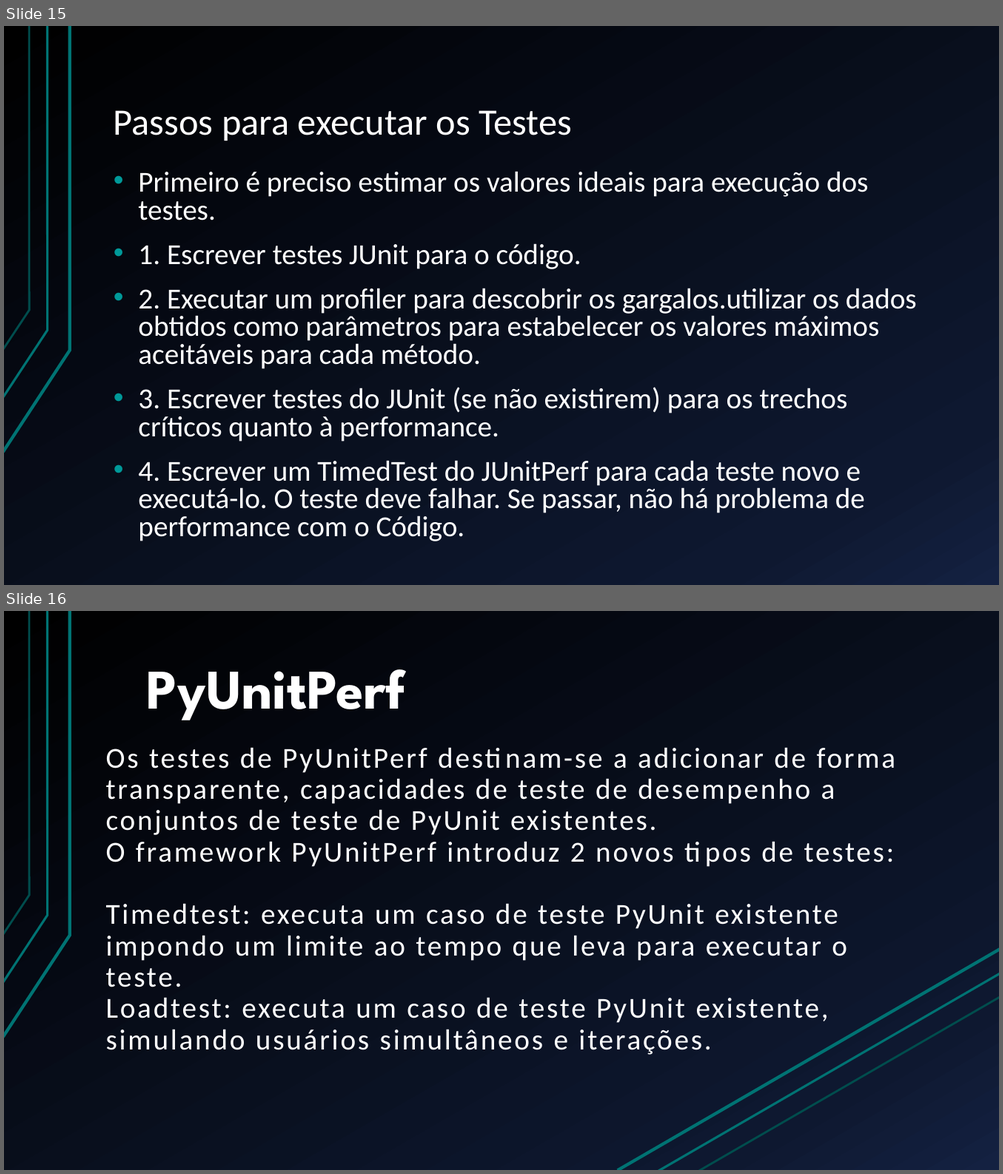
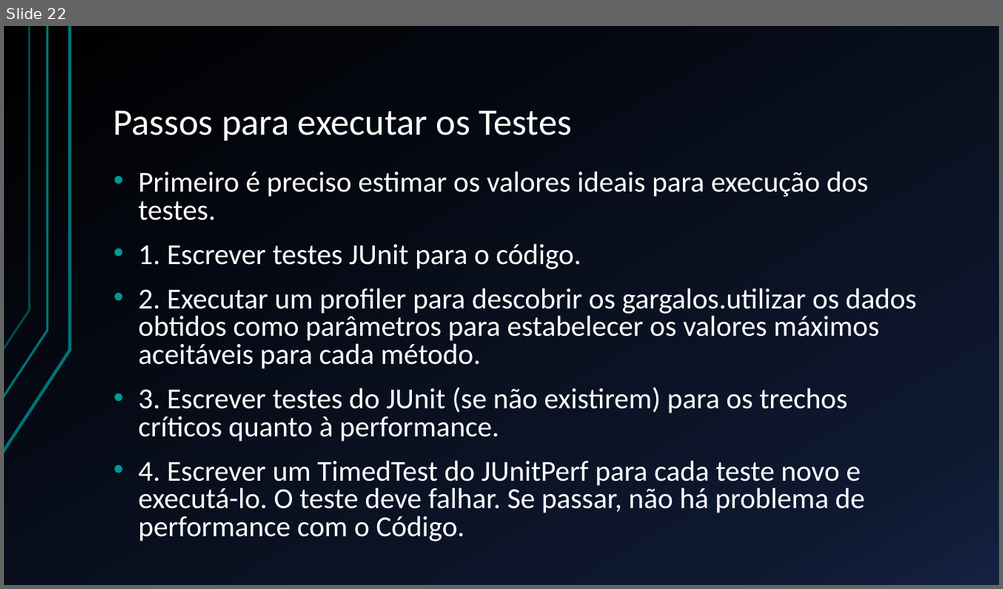
Before and after one commit to BrunoFelix/Restoran, a slide deck: Docs/Apresentação TSW.pptx. Shown one above the other, each under a label of ours: slides 15 and 16 before the commit, slide 22 after it. The pictures are 1003x1174 and 1003x589 pixels, drawn with LibreOffice and Linux fonts; fonts in the diff are those of the drawing. Boxes give left, top, right and bottom in pixels: in the first picture for what was removed or moved away, otherwise in the second. Text is boxed around its words. In the diff, an @@ line names an element or a change of style, - is before the commit and + after.

```diff
--- a/Docs/Apresentação TSW.pptx
+++ b/Docs/Apresentação TSW.pptx
@@ slide 16 removed at box(4, 611, 999, 1170), background gradient #000000 to #0F1931 to #142242; not listed: 3 template elements that a slide beside it also shows @@
@@ title removed at box(147, 669, 406, 721) @@
-PyUnitPerf
@@ text removed at box(106, 747, 896, 1055) @@
-Os testes de PyUnitPerf destinam-se a adicionar de forma transparente, capacidades de teste de desempenho a conjuntos de teste de PyUnit existentes.
-O framework PyUnitPerf introduz 2 novos tipos de testes:
-Timedtest: executa um caso de teste PyUnit existente impondo um limite ao tempo que leva para executar o teste.
-Loadtest: executa um caso de teste PyUnit existente, simulando usuários simultâneos e iterações.
@@ line removed from (617, 1170) to (999, 949) @@
@@ line removed from (657, 1170) to (999, 974) @@
@@ line removed from (699, 1170) to (999, 997) @@
@@ what was slide 15 is now slide 22 @@
```
Also in this commit, not shown: 5 slides changed, 8 slides added, 3 other slides removed.
